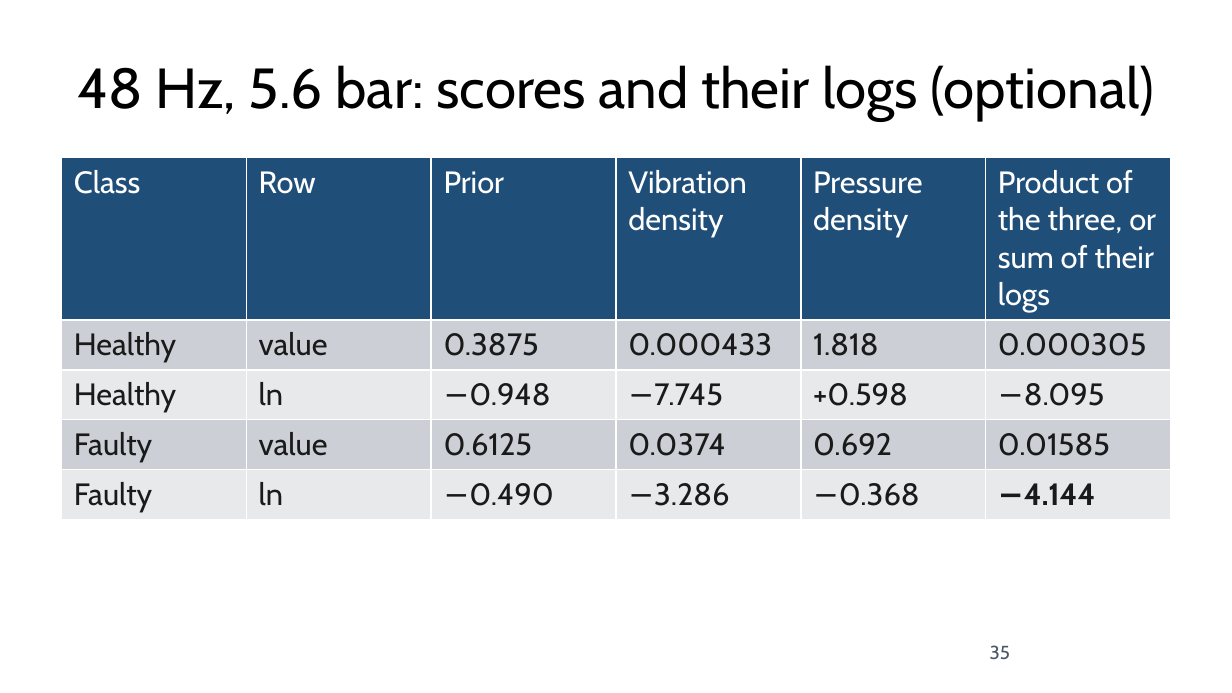
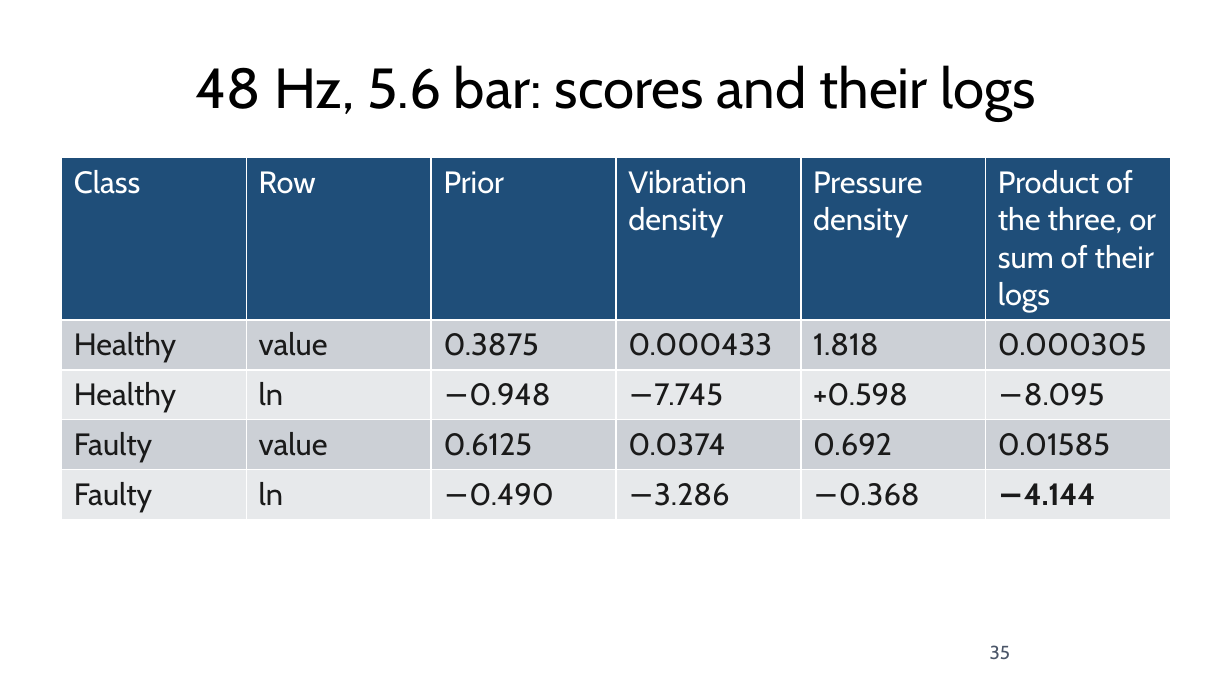
Before and after one commit to fabioantonini/technologies-for-artificial-intelligence, a slide deck: slide 35 of Lessons/06_knn_naive_bayes_svm/Slides/knn_naive_bayes_svm_slides.pptx. Drawn at 1232x693 pixels with LibreOffice and Linux fonts; fonts in the diff are those of the drawing; background and template pictures are left out. Boxes give left, top, right and bottom in pixels: in the first picture for what was removed or moved away, otherwise in the second. Text is boxed around its words. In the diff, an @@ line names an element or a change of style, - is before the commit and + after.

```diff
--- a/Lessons/06_knn_naive_bayes_svm/Slides/knn_naive_bayes_svm_slides.pptx
+++ b/Lessons/06_knn_naive_bayes_svm/Slides/knn_naive_bayes_svm_slides.pptx
@@ title at box(195, 65, 1037, 121): text changed @@
-48 Hz, 5.6 bar: scores and their logs (optional)
+48 Hz, 5.6 bar: scores and their logs
```
Also in this commit, not shown: 13 other slides changed, 6 other files.
